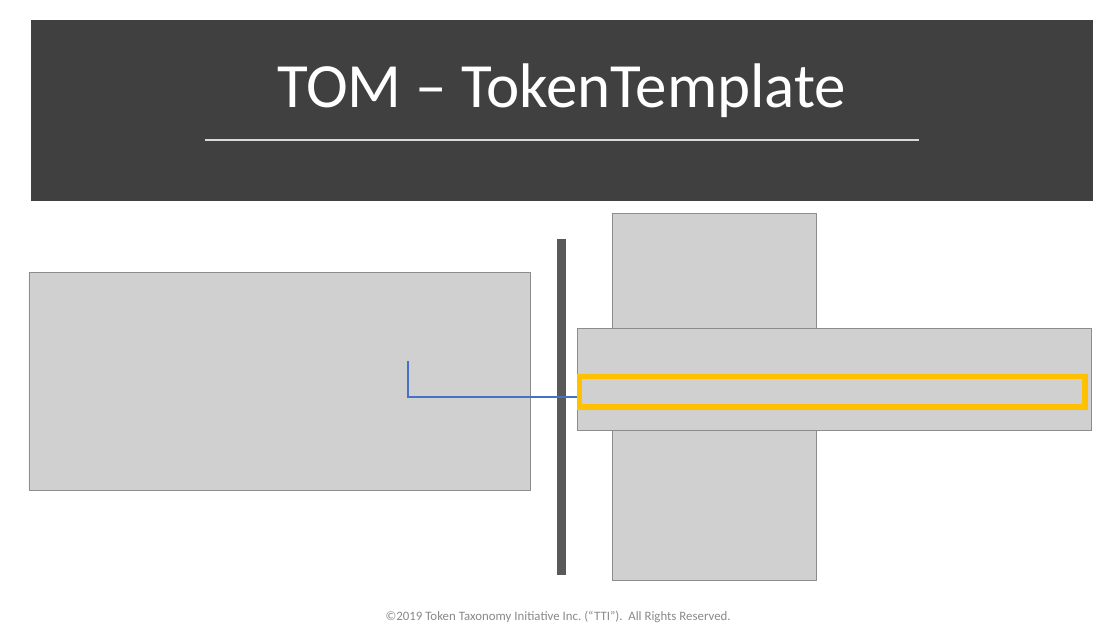
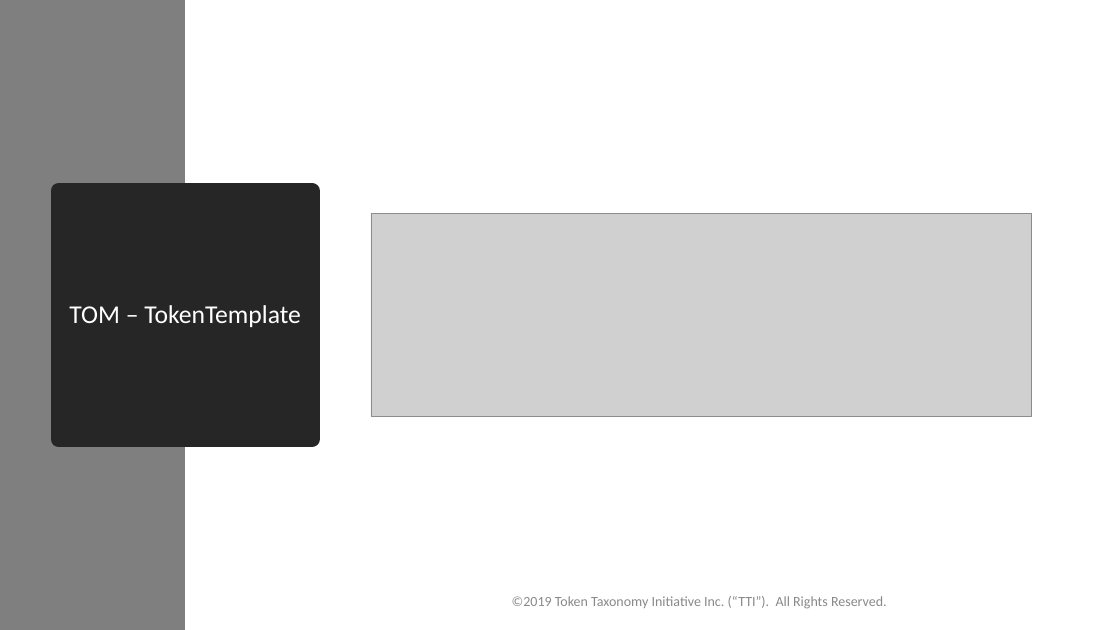
Before and after one commit to vipinsun/TokenTaxonomyFramework-pub, a slide deck: slide 18 of presentations/TTF-Technical.pptx. Drawn at 1120x630 pixels with LibreOffice and Linux fonts; fonts in the diff are those of the drawing; grey boxes stand for pictures. Boxes give left, top, right and bottom in pixels: in the first picture for what was removed or moved away, otherwise in the second. Text is boxed around its words. In the diff, an @@ line names an element or a change of style, - is before the commit and + after.

```diff
--- a/presentations/TTF-Technical.pptx
+++ b/presentations/TTF-Technical.pptx
@@ rectangle added at (x1=0, y1=0, x2=185, y2=630), fill #7F7F7F @@
@@ rectangle removed at (x1=36, y1=26, x2=1087, y2=196) @@
@@ line removed from (205, 139) to (919, 139) @@
@@ title "TOM – TokenTemplate" resized from (x1=277, y1=63, x2=846, y2=117) to (x1=59, y1=191, x2=312, y2=439) @@
@@ title "TOM – TokenTemplate" at (x1=59, y1=191, x2=312, y2=439): size 54 to 22 pt; vertical alignment bottom to middle; fill none to #262626; outline none to #262626 13.75 pt @@
@@ picture added at (x1=371, y1=213, x2=1032, y2=416) @@
@@ line removed from (562, 239) to (562, 575) @@
@@ picture removed at (x1=613, y1=213, x2=817, y2=581) @@
@@ picture removed at (x1=29, y1=272, x2=530, y2=491) @@
@@ picture removed at (x1=577, y1=329, x2=1091, y2=431) @@
@@ elbow arrow removed from (409, 362) to (613, 397) @@
@@ frame removed at (x1=577, y1=375, x2=1087, y2=410) @@
@@ text "©2019 Token Taxonomy Initiative Inc. ..." moved from (x1=386, y1=611, x2=730, y2=622) to (x1=512, y1=596, x2=887, y2=609) @@
@@ text "©2019 Token Taxonomy Initiative Inc. ..." at (x1=512, y1=596, x2=887, y2=609): size 11 to 12 pt @@
```
Also in this commit, not shown: 9 other slides changed, 20 other files.
